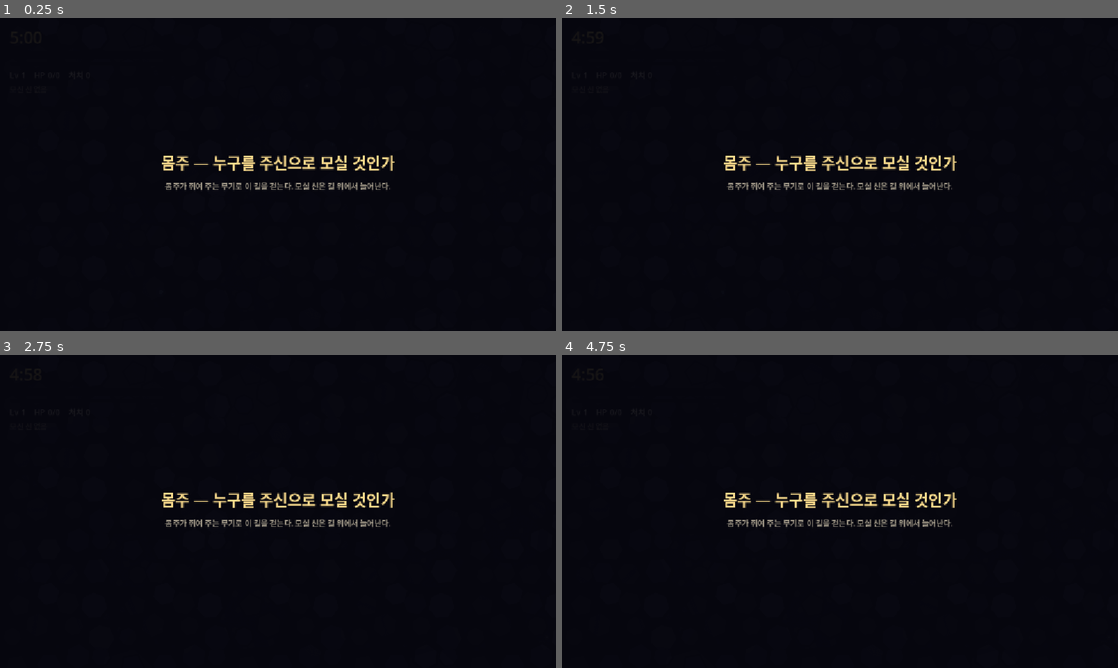
Above: before the commit, frames 1-4 (two rows, left to right).
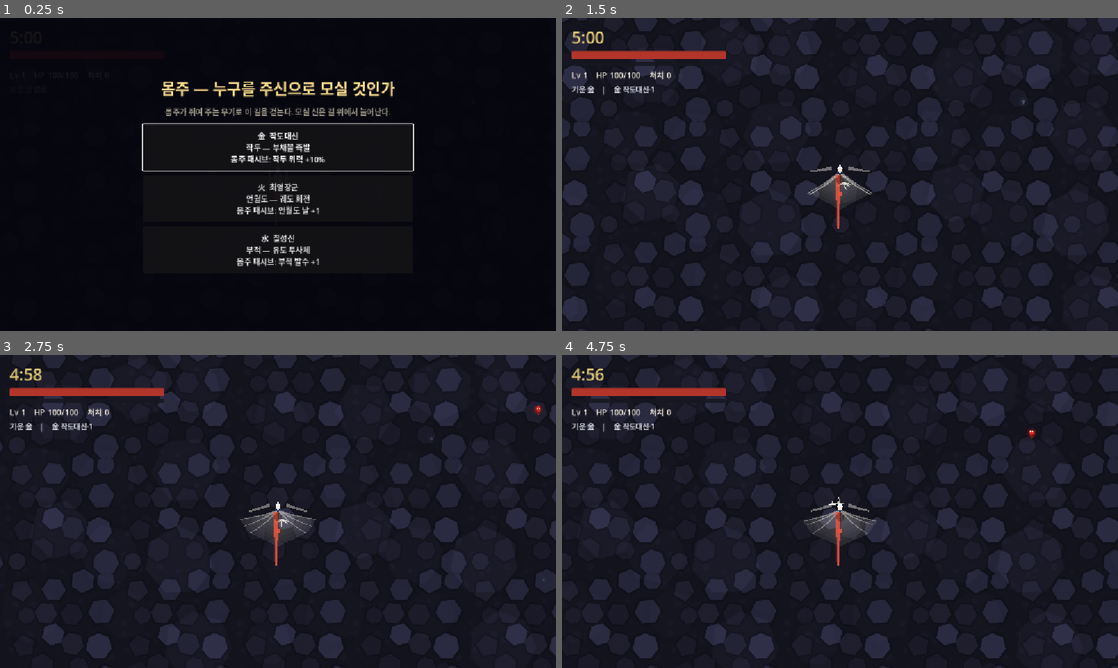
Above: after the commit, the same moments.

Repository: JunH95/game_project
Game: Godot game, scene res://scenes/main.tscn
Same seed, same stepped clock (60 frames per second), same inputs: the game is played once before the commit and once after it.
Inputs (mouse positions are in pixels of both pictures, inside the frame that each line leads up to):
- Up to frame 1 (0.25 s): no input
- Up to frame 2 (1.5 s): click (840, 146) at 0.5 s, where only the run after the commit has a clickable "金 작도대신 작두 — 부채꼴 즉발 몸주 패시브: 작두…"; tap Enter (ui_accept) at 1.25 s; move the mouse to (962, 158) at 1.27 s; hold D (move_right) from 1.28 s (still down); hold Space (gangrim) from 1.28 s (still down); click (962, 158) at 1.42 s
- Up to frame 3 (2.75 s): tap Enter (ui_accept) at 1.52, 1.82 s; release D (move_right) at 2 s; release Space (gangrim) at 2 s; drag from (166, 527) to (250, 574) at 2.02 s
- Up to frame 4 (4.75 s): tap Enter (ui_accept) at 2.75, 4.25, 4.52 s; move the mouse to (895, 442) at 2.77 s; hold D (move_right) 2.78-3.5 s; hold Space (gangrim) 2.78-3.5 s; drag from (812, 574) to (673, 464) at 3.52 s; move the mouse to (1006, 558) at 4.27 s; hold A (move_left) from 4.28 s (still down); hold Space (gangrim) from 4.28 s (still down)

The runs differ from the first frame. In frame 1, 5.0% of the frame differs, in the area x 25-75%, y 20-80%; in frame 2, 41%; in frame 3, 40%; in frame 4, 42%, in the area x 0-100%, y 0-100%.
Error before the commit: Parse Error: Cannot infer the type of "candidates" variable because the value doesn't have a set type. (res://scenes/ui/momju_select/momju_select.gd:38)

Commit message:
원격 작업분의 로드·크래시 버그 수정 + 검증기 강화
에디터 없이 파일만 쓴 작업분을 받아 실행하니 적을 때리는 순간 크래시했다.
원인이 셋이었고 전부 Godot 이 저장할 때 자동으로 지켜 주는 규칙이 깨진 것이다.

- EnemyData 에 element 누락 — DamageCalc 가 오행 배율을 내려고 data.element 를
  읽는데 클래스에 선언이 없었다. 적 .tres 6개는 이미 element 값을 쓰고 있어
  로드는 조용히 넘어가고 전투 중에 터졌다. 이번 크래시의 직접 원인
- player.tscn / enemy.tscn 의 ext_resource 가 sub_resource 뒤에 있었다.
  .tscn 형식은 ext_resource 가 먼저 와야 하고, 어기면 씬 전체가 로드 실패하며
  그 씬을 참조하는 main.tscn 까지 연쇄로 무너진다
- momju_select.gd 타입 추론 실패 — Node 로 받은 참조의 반환값은 추론이 안 된다
- cloth_body: 갈래가 겹쳐 접히면 넓이 0 인 사각형이 나와 삼각분할이 실패했다.
  퇴화한 면은 건너뛴다(치마·배너 공용)

검증기(tools/validate_project.py)를 다시 썼다. 하드코딩된 리눅스 경로 때문에
이 PC 에서 돌지 않았고, 검사 항목도 이번 버그들을 못 잡았다.
- 프로젝트 루트를 스크립트 위치에서 유도(경로 하드코딩 제거)
- ext_resource 태그 순서 검사 추가
- .tres 속성이 스크립트에 @export 로 선언됐는지 검사 추가
- 오류가 있으면 종료 코드 1
두 패턴을 일부러 재현해 검증기가 실제로 잡는 것을 확인했다.

정적 검사로 못 잡는 것(타입 추론·런타임)은 헤드리스로 잡는다:
  godot --headless --path <프로젝트> --quit-after 600

Co-Authored-By: Claude Opus 5 (1M context) <noreply@anthropic.com>

Diff:
--- a/scenes/actors/enemy/enemy.tscn
+++ b/scenes/actors/enemy/enemy.tscn
@@ -5,6 +5,7 @@
 [ext_resource type="Script" path="res://scripts/components/health_component.gd" id="3_health"]
 [ext_resource type="Script" path="res://scripts/components/hurtbox_component.gd" id="4_hurt"]
 [ext_resource type="Script" path="res://scripts/components/hitbox_component.gd" id="5_hit"]
+[ext_resource type="Script" path="res://scripts/components/enemy_skills.gd" id="9_skills"]
 
 [sub_resource type="CircleShape2D" id="Shape_body"]
 radius = 8.0
@@ -17,8 +18,6 @@
 
 [sub_resource type="CircleShape2D" id="Shape_sep"]
 radius = 20.0
-
-[ext_resource type="Script" path="res://scripts/components/enemy_skills.gd" id="9_skills"]
 
 [node name="Enemy" type="CharacterBody2D" groups=["enemy"]]
 collision_layer = 4
--- a/scenes/actors/player/player.tscn
+++ b/scenes/actors/player/player.tscn
@@ -11,6 +11,7 @@
 [ext_resource type="PackedScene" path="res://scenes/actors/projectiles/bujeok.tscn" id="9_bujeok_proj"]
 [ext_resource type="Script" path="res://scripts/components/orbit_blades.gd" id="10_orbit"]
 [ext_resource type="Resource" path="res://data/weapons/eonwoldo.tres" id="11_eonwoldo_data"]
+[ext_resource type="Script" path="res://scripts/components/cloth_body.gd" id="99_cloth"]
 
 [sub_resource type="CircleShape2D" id="Shape_body"]
 radius = 12.0
@@ -20,8 +21,6 @@
 
 [sub_resource type="CircleShape2D" id="Shape_magnet"]
 radius = 40.0
-
-[ext_resource type="Script" path="res://scripts/components/cloth_body.gd" id="99_cloth"]
 
 [node name="Player" type="CharacterBody2D" groups=["player"]]
 collision_layer = 2
--- a/scenes/ui/momju_select/momju_select.gd
+++ b/scenes/ui/momju_select/momju_select.gd
@@ -35,7 +35,7 @@
 
 
 func _show() -> void:
-	var candidates := _god_system.get_momju_candidates()
+	var candidates: Array = _god_system.get_momju_candidates()
 	if candidates.is_empty():
 		push_error("몸주 후보가 없다. GodData.is_momju 를 확인할 것.")
 		_panel.hide()
--- a/scripts/components/cloth_body.gd
+++ b/scripts/components/cloth_body.gd
@@ -221,9 +221,25 @@
 	for i in range(count - 1):
 		# 아래로 갈수록 옅어져야 천이 공기 중으로 사라지는 것처럼 보인다.
 		var fade := alpha * (1.0 - float(i) / float(count) * 0.85)
-		draw_colored_polygon(PackedVector2Array([
+		_fill_quad(PackedVector2Array([
 			a.points[i], a.points[i + 1], b.points[i + 1], b.points[i]
 		]), Color(color, fade))
+
+
+## 넓이가 0 인 사각형은 그리지 않는다. 갈래가 겹쳐 접히는 순간(런 시작 직후처럼 천이
+## 아직 안 퍼졌을 때) 네 점이 한 줄로 서면 삼각분할이 실패해 엔진이 에러를 뱉는다.
+## 어차피 보이지 않는 면이라 건너뛰는 것이 맞다.
+func _fill_quad(points: PackedVector2Array, color: Color) -> void:
+	# 신발끈 공식. 부호는 필요 없고 크기만 본다.
+	var doubled_area := 0.0
+	var n := points.size()
+	for i in n:
+		var p := points[i]
+		var q := points[(i + 1) % n]
+		doubled_area += p.x * q.y - q.x * p.y
+	if absf(doubled_area) < 1.0:
+		return
+	draw_colored_polygon(points, color)
 
 
 func _fill_banner() -> void:
@@ -232,7 +248,7 @@
 	var count := _banner.points.size()
 	for i in range(count - 1):
 		var fade := 0.5 * (1.0 - float(i) / float(count) * 0.6)
-		draw_colored_polygon(PackedVector2Array([
+		_fill_quad(PackedVector2Array([
 			_banner.points[i], _banner.points[i + 1],
 			_banner.points[i + 1] - Vector2(width, 0.0),
 			_banner.points[i] - Vector2(width, 0.0)
--- a/scripts/resources/enemy_data.gd
+++ b/scripts/resources/enemy_data.gd
@@ -16,6 +16,10 @@
 
 ## 미니보스/보스 여부. 별도 씬 없이 이 플래그 + 소형 행동 스크립트로 처리
 @export var is_boss: bool = false
+
+## 오행(木火土金水). DamageCalc 가 공격자 기운과 대조해 상성 배율을 낸다(design.md 3-3).
+## 빈 값이면 무속성으로 쳐서 배율 1.0. 적의 오행은 기본적으로 관문 오행을 따른다(design.md 4절).
+@export var element: StringName
 
 @export_group("등급과 스킬 (design.md 6-4)")
 ## 잡귀에게 스킬을 주면 화면이 안 읽힌다. 스킬은 elite 이상만 가진다.
Not shown, changed: tools/validate_project.py
